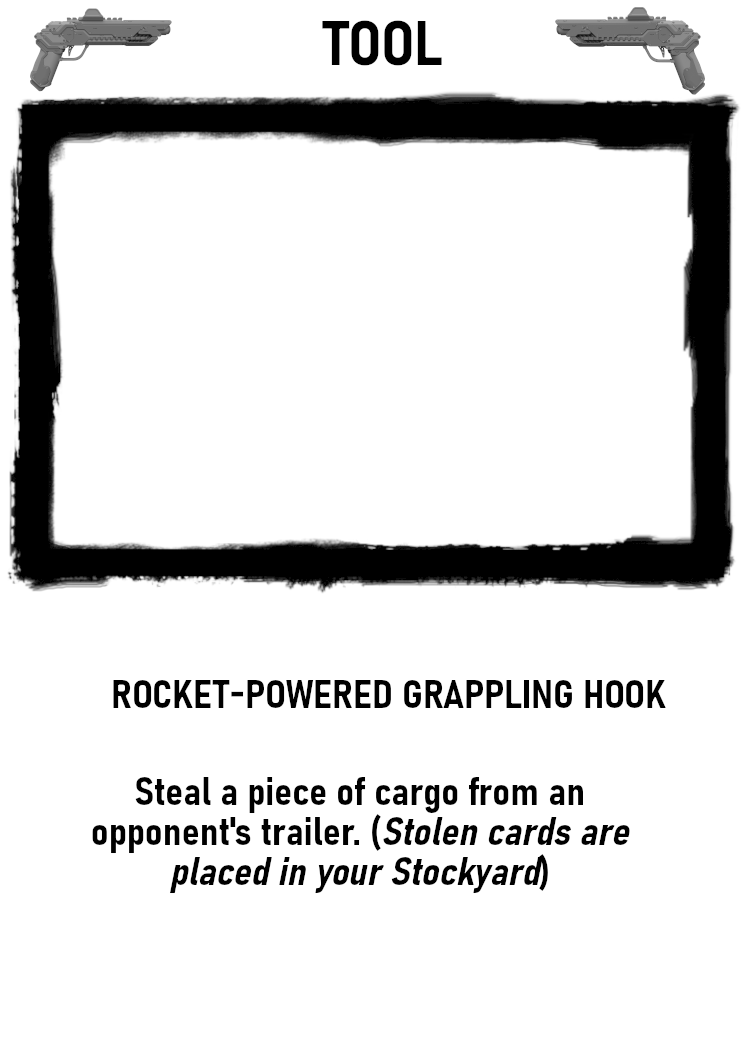
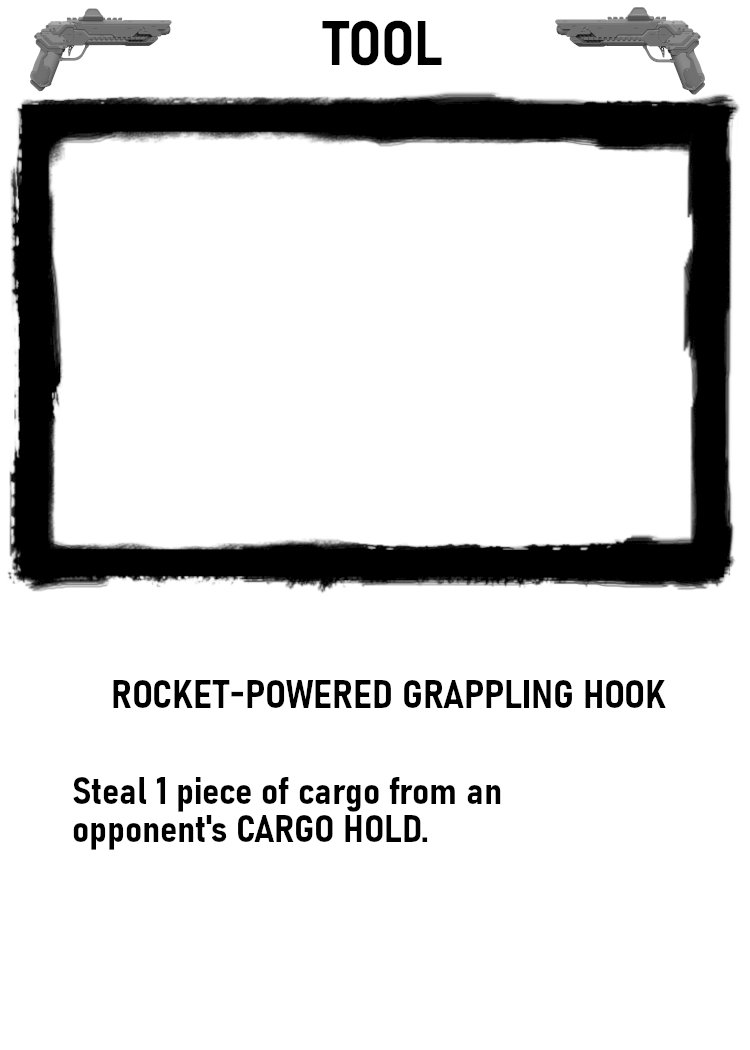
Layered file, before and after one edit (750x1050). Changes by layer:
painted on "Background" over [left=73, top=777, right=630, bottom=894]
